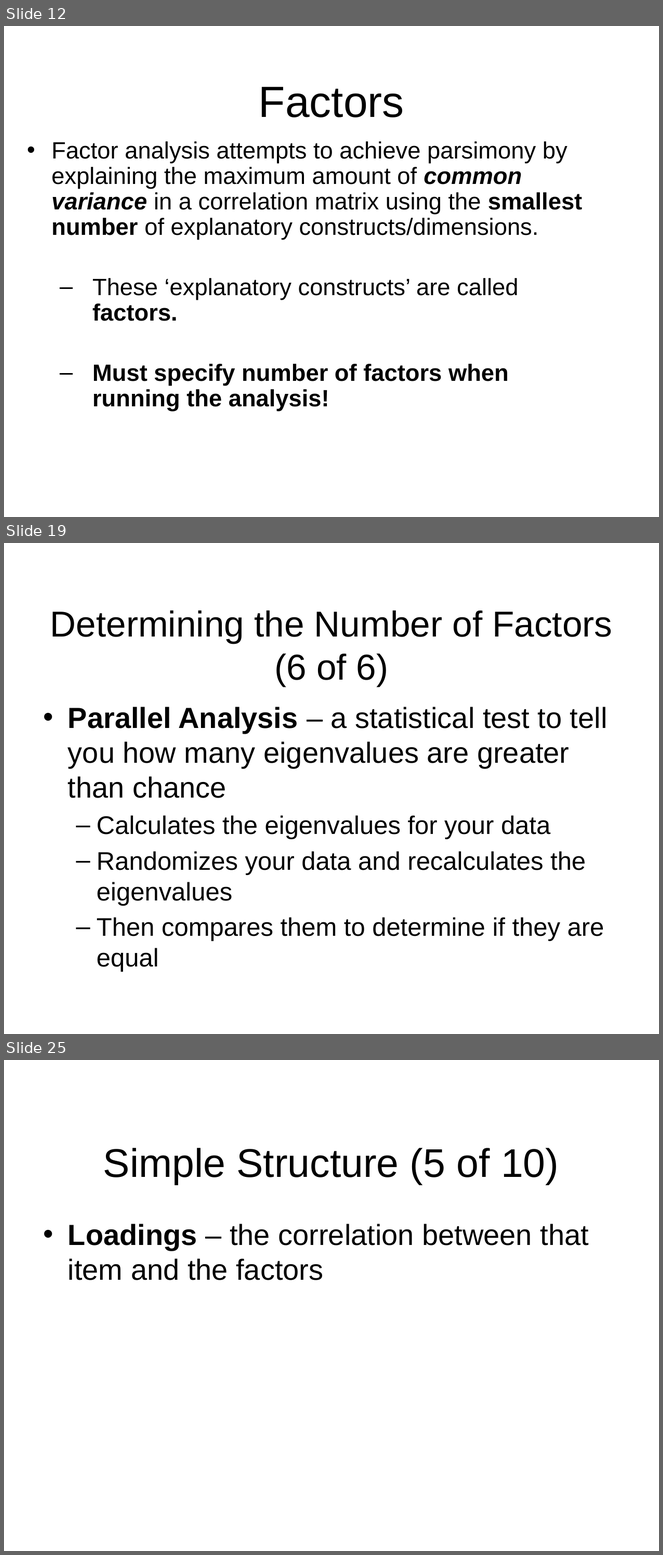
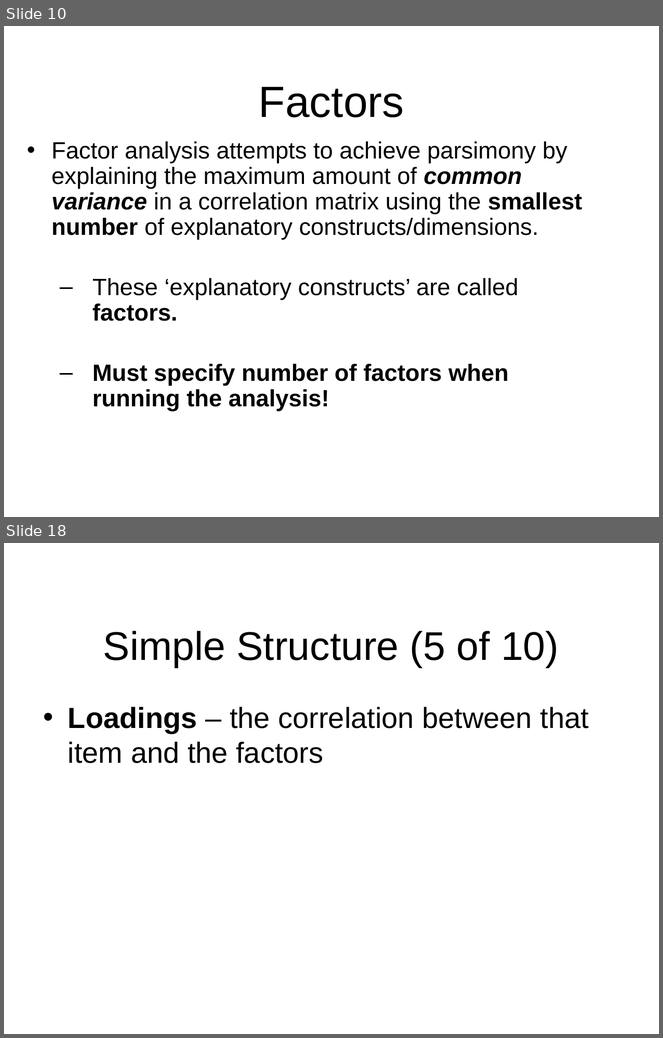
Before and after one commit to npm27/Teaching-Materials, a slide deck: Tests and Eval/Fall 25/Slides/12 Chapter 4 Part 2.pptx. Shown one above the other, each under a label of ours: slides 12, 19 and 25 before the commit, slides 10 and 18 after it; the slides between them are not shown. The pictures are 663x1555 and 663x1038 pixels, drawn with LibreOffice and Linux fonts; fonts in the diff are those of the drawing; background and template pictures are left out. Boxes give left, top, right and bottom in pixels: in the first picture for what was removed or moved away, otherwise in the second. Text is boxed around its words. In the diff, an @@ line names an element or a change of style, - is before the commit and + after.

```diff
--- a/Tests and Eval/Fall 25/Slides/12 Chapter 4 Part 2.pptx
+++ b/Tests and Eval/Fall 25/Slides/12 Chapter 4 Part 2.pptx
@@ slide 19 removed at bbox=[4, 543, 659, 1034], background #FFFFFF @@
@@ title removed at bbox=[50, 610, 612, 687] @@
-Determining the Number of Factors (6 of 6)
@@ text removed at bbox=[68, 707, 608, 972] @@
-• Parallel Analysis – a statistical test to tell you how many eigenvalues are greater than chance
-  – Calculates the eigenvalues for your data
-  – Randomizes your data and recalculates the eigenvalues
-  – Then compares them to determine if they are equal
@@ what was slide 12 is now slide 10 @@
@@ what was slide 25 is now slide 18 @@
```
Also in this commit, not shown: 14 slides changed, 7 other slides removed.
